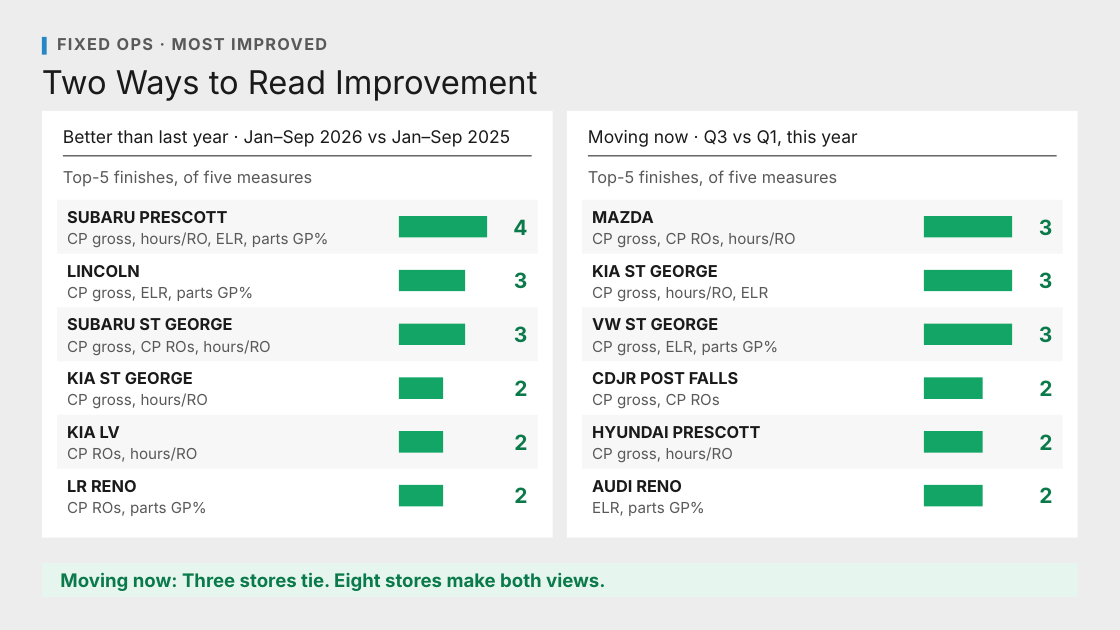
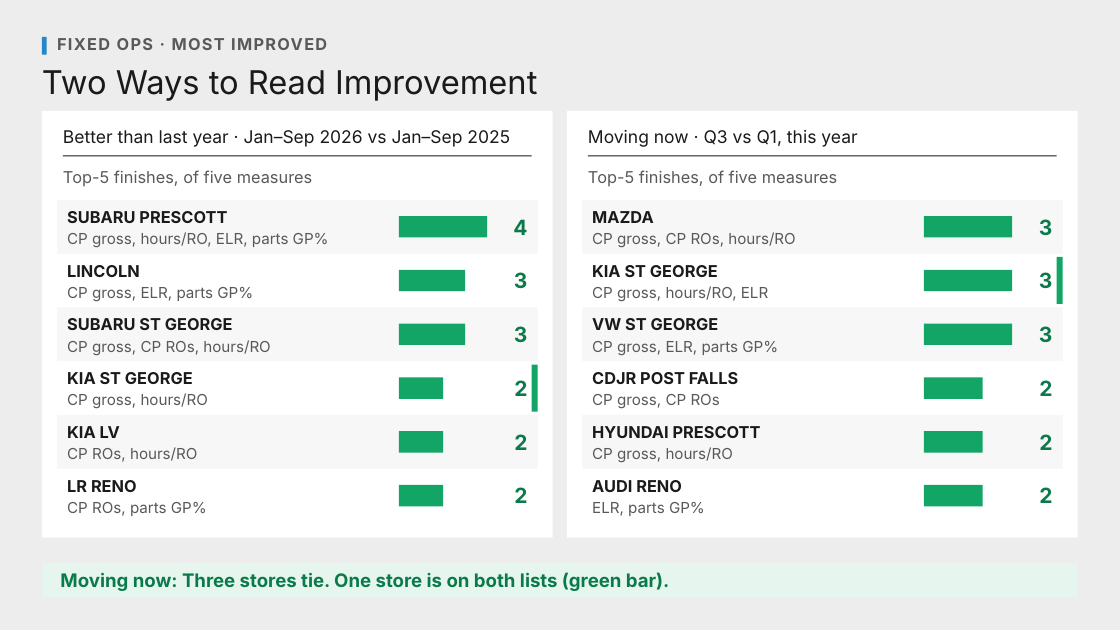
Before and after one commit to Ndresner/Noah, a slide deck: slide 9 of day2-deck/decks/Most Improved v2 - Review.pptx. Drawn at 1120x630 pixels with LibreOffice and Linux fonts; fonts in the diff are those of the drawing. Boxes give left, top, right and bottom in pixels: in the first picture for what was removed or moved away, otherwise in the second. Text is boxed around its words. In the diff, an @@ line names an element or a change of style, - is before the commit and + after.

```diff
--- a/day2-deck/decks/Most Improved v2 - Review.pptx
+++ b/day2-deck/decks/Most Improved v2 - Review.pptx
@@ rectangle added at (1057, 257, 1063, 304), fill #12A566 @@
@@ rectangle added at (532, 365, 538, 412), fill #12A566 @@
@@ text at (60, 572, 670, 591): text changed @@
-Moving now: Three stores tie. Eight stores make both views.
+Moving now: Three stores tie. One store is on both lists (green bar).
```
Also in this commit, not shown: 2 other slides changed, 9 other files.
